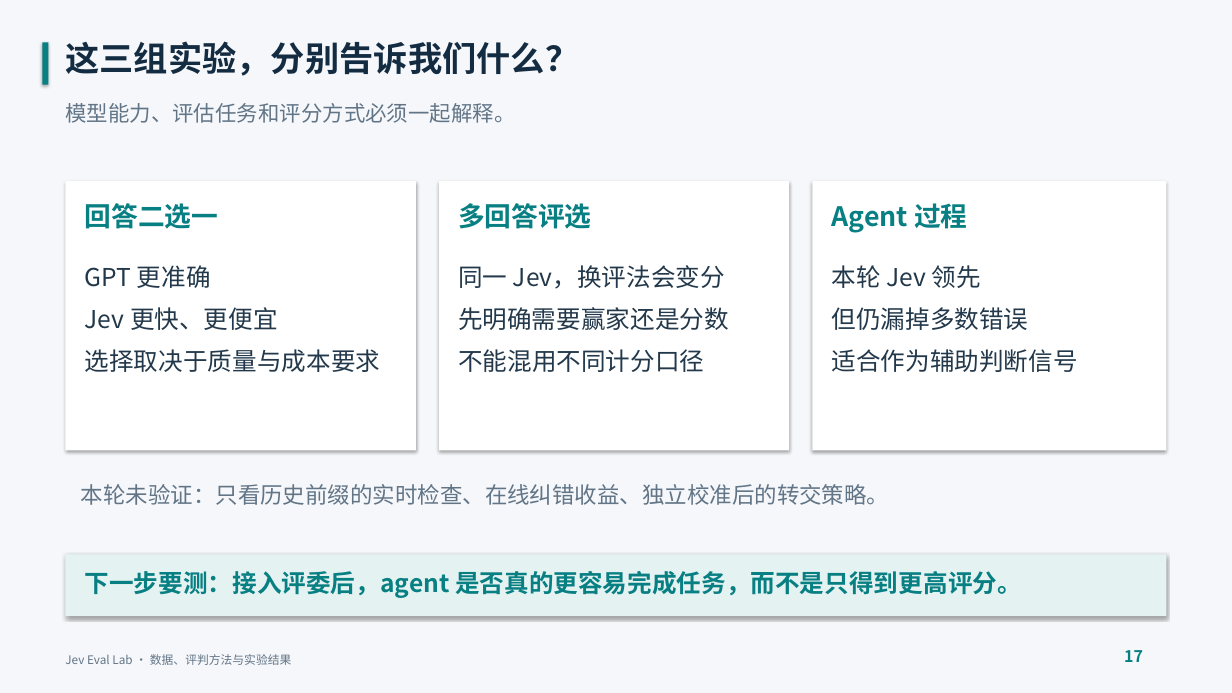
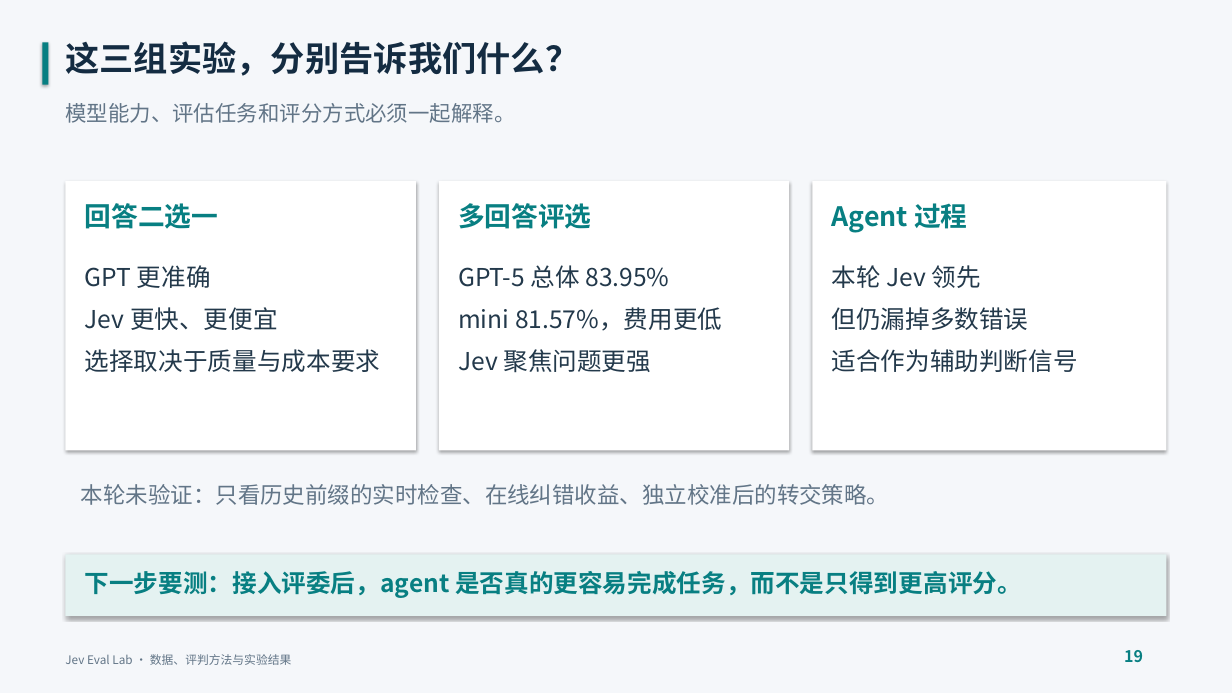
Before and after one commit to soraaa013-ops/jev-eval-lab, a slide deck: slide 19 of report/jev-eval-lab-experiments.pptx (slide 17 before the commit). Drawn at 1232x693 pixels with LibreOffice and Linux fonts; fonts in the diff are those of the drawing. Boxes give left, top, right and bottom in pixels: in the first picture for what was removed or moved away, otherwise in the second. Text is boxed around its words. In the diff, an @@ line names an element or a change of style, - is before the commit and + after.

Commit message:
Refresh experiment reports and presentations with GPT-5 mini results

```diff
--- a/report/jev-eval-lab-experiments.pptx
+++ b/report/jev-eval-lab-experiments.pptx
@@ text at (458,265,722,373): text changed @@
-同一 Jev，换评法会变分
-先明确需要赢家还是分数
-不能混用不同计分口径
+GPT-5 总体 83.95%
+mini 81.57%，费用更低
+Jev 聚焦问题更强
@@ text at (1124,650,1143,662): text changed @@
-17
+19
```
Also in this commit, not shown: 11 other slides changed, 3 slides added, 1 slide removed, 12 other files.
